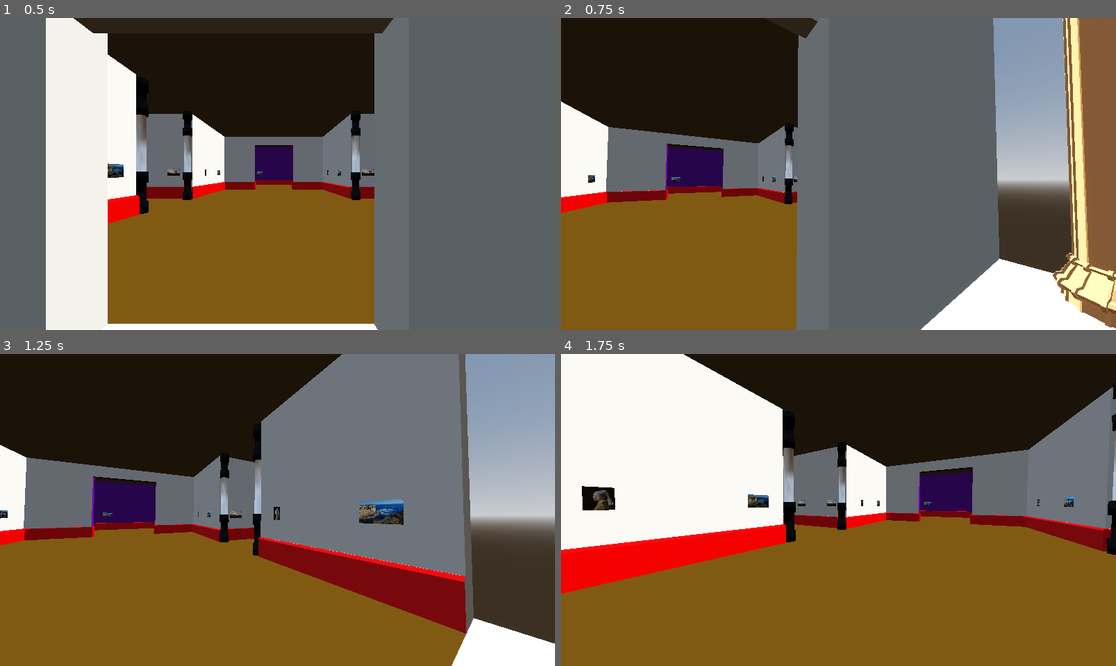
Above: before the commit, frames 1-4 (two rows, left to right).
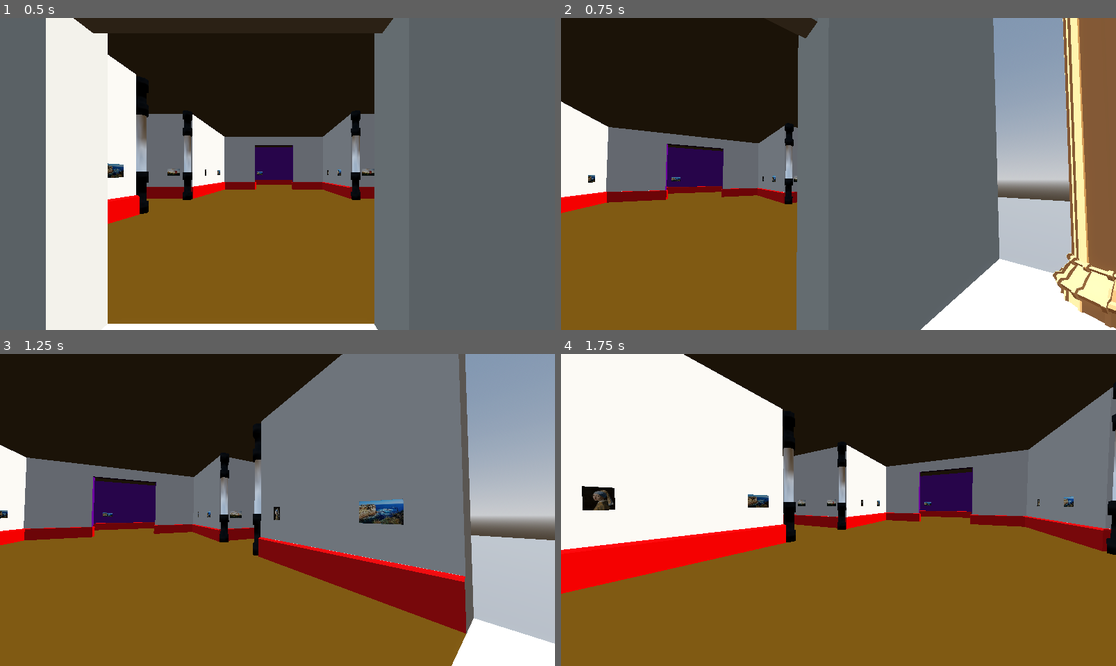
Above: after the commit, the same moments.

Repository: LilGenius03/Photograph-Museum
Game: Godot game, scene res://Scenes/the_museum.tscn
Same seed, same stepped clock (60 frames per second), same inputs: the game is played once before the commit and once after it.
Inputs (mouse positions are in pixels of both pictures, inside the frame that each line leads up to):
- Up to frame 1 (0.5 s): no input
- Up to frame 2 (0.75 s): move the mouse to (866, 174) at 0.52 s; hold W (Move_Forward) from 0.53 s (still down); tap F (Inspect) at 0.6 s
- Up to frame 3 (1.25 s): keep holding W (Move_Forward)
- Up to frame 4 (1.75 s): keep holding W (Move_Forward); move the mouse to (810, 510) at 1.27 s; tap Shift (Sprint) at 1.35 s

Frame 1 is identical in both runs. In frame 2, 2.8% of the frame differs, in the area x 78-92%, y 57-82%; in frame 3, 4.4%, in the area x 84-100%, y 58-93%; in frame 4, nothing differs.

Commit message:
plane added will do alot more tommorrow

Diff:
--- a/rr-project--)/Scenes/the_museum.tscn
+++ b/rr-project--)/Scenes/the_museum.tscn
@@ -21,6 +21,11 @@
 sky = SubResource("Sky_q2tkb")
 tonemap_mode = 2
 glow_enabled = true
+
+[sub_resource type="StandardMaterial3D" id="StandardMaterial3D_0xmwb"]
+albedo_color = Color(0.3791798, 0.3791798, 0.37917978, 1)
+
+[sub_resource type="PlaneMesh" id="PlaneMesh_0xmwb"]
 
 [node name="The Museum" type="Node3D"]
 transform = Transform3D(1, 0, 0, 0, 1, 0, 0, 0, 1, 4, 3, -6)
@@ -269,3 +274,8 @@
 transform = Transform3D(-4.371139e-08, 0, -1, 0, 1, 0, 1, 0, -4.371139e-08, -21.076956, 4, -29.928974)
 description_text = "Beautiful girl"
 image_texture = ExtResource("5_nwqag")
+
+[node name="Plane" type="MeshInstance3D" parent="."]
+transform = Transform3D(53.745, 0, 0, 0, 53.745, 0, 0, 0, 53.745, 0, 0, -25)
+material_override = SubResource("StandardMaterial3D_0xmwb")
+mesh = SubResource("PlaneMesh_0xmwb")
Not shown: 1 places in rr-project--)/Scenes/the_museum.tscn that only renumber resources
